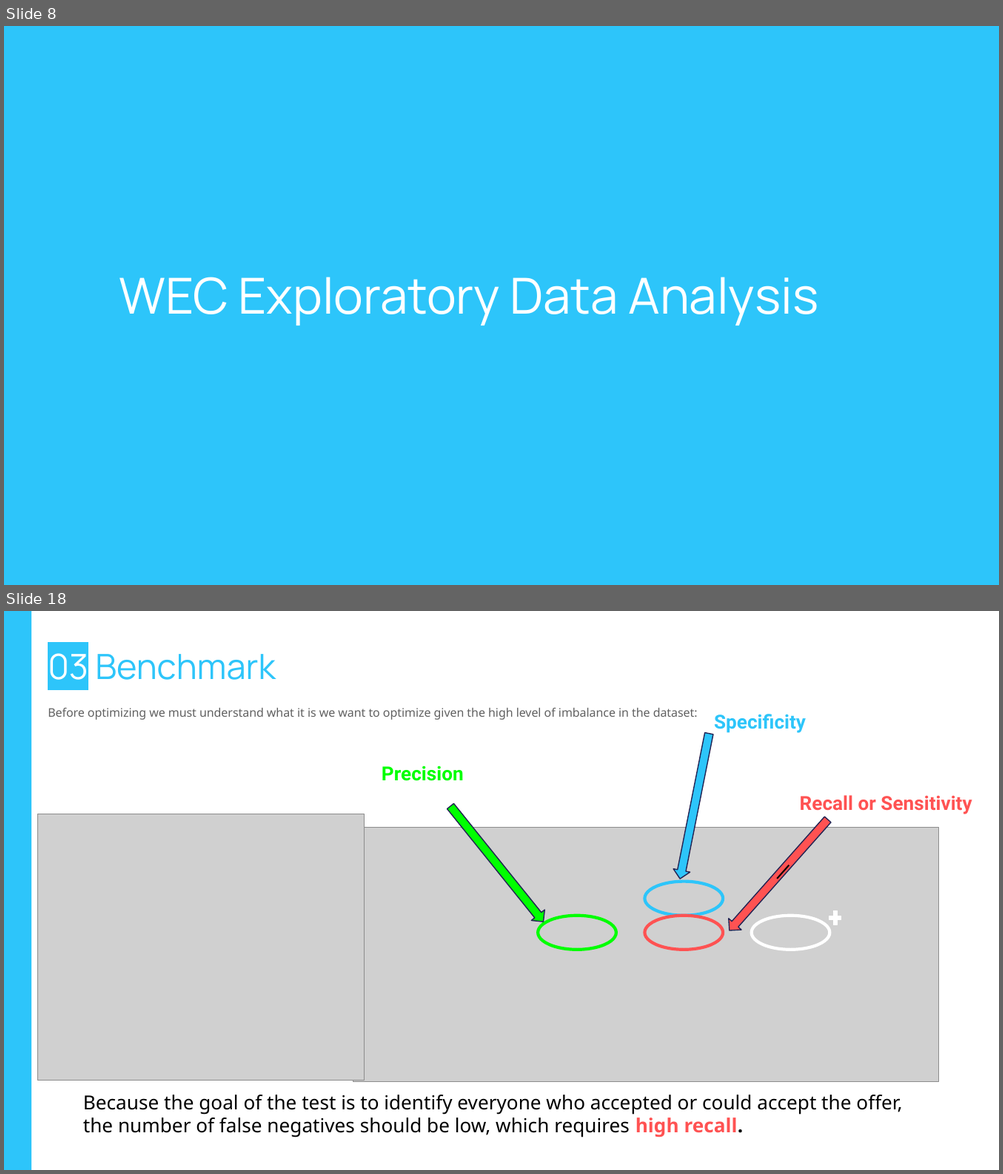
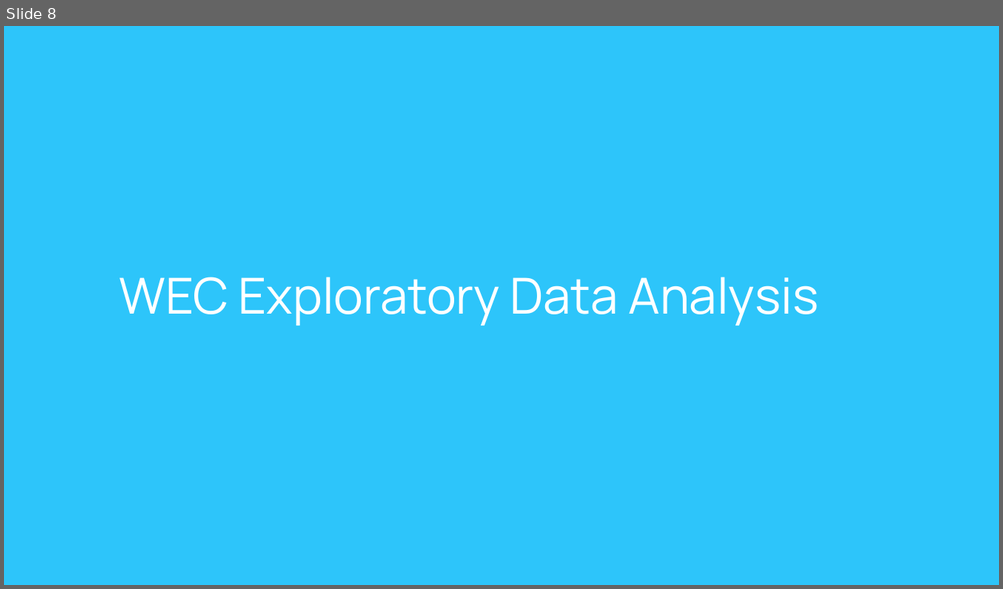
Before and after one commit to Edoardo1996/iornhack-final-project, a slide deck: pres/Ironhac-final-project.pptx. Shown one above the other, each under a label of ours: slides 8 and 18 before the commit, slide 8 after it; the slides between them are not shown. The pictures are 1003x1174 and 1003x589 pixels, drawn with LibreOffice and Linux fonts; fonts in the diff are those of the drawing; grey boxes stand for pictures; background and template pictures are left out. Boxes give left, top, right and bottom in pixels: in the first picture for what was removed or moved away, otherwise in the second. Text is boxed around its words. In the diff, an @@ line names an element or a change of style, - is before the commit and + after.

```diff
--- a/pres/Ironhac-final-project.pptx
+++ b/pres/Ironhac-final-project.pptx
@@ slide 18 removed at (4,611,999,1170), background #FFFFFF @@
@@ rectangle removed at (4,611,31,1170) @@
@@ title removed at (48,653,276,680) @@
-03 Benchmark
@@ text removed at (48,708,697,720) @@
-Before optimizing we must understand what it is we want to optimize given the high level of imbalance in the dataset:
@@ text removed at (714,714,805,733) @@
-Specificity
@@ up arrow removed at (671,732,717,881) @@
@@ text removed at (381,766,464,781) @@
-Precision
@@ up arrow removed at (444,801,550,927) @@
@@ text removed at (800,795,971,815) @@
-Recall or Sensitivity
@@ picture removed at (38,814,364,1080) @@
@@ picture removed at (353,828,939,1082) @@
@@ up arrow removed at (723,814,834,936) @@
-|
@@ ellipse removed at (645,882,723,915) @@
@@ ellipse removed at (538,915,617,949) @@
@@ ellipse removed at (645,915,723,949) @@
@@ ellipse removed at (751,915,830,949) @@
@@ plus sign removed at (826,908,842,927) @@
@@ text removed at (83,1095,902,1138) @@
-Because the goal of the test is to identify everyone who accepted or could accept the offer, the number of false negatives should be low, which requires high recall.
```
Also in this commit, not shown: 6 slides changed, 12 slides added, 22 other slides removed, 3 other files.
